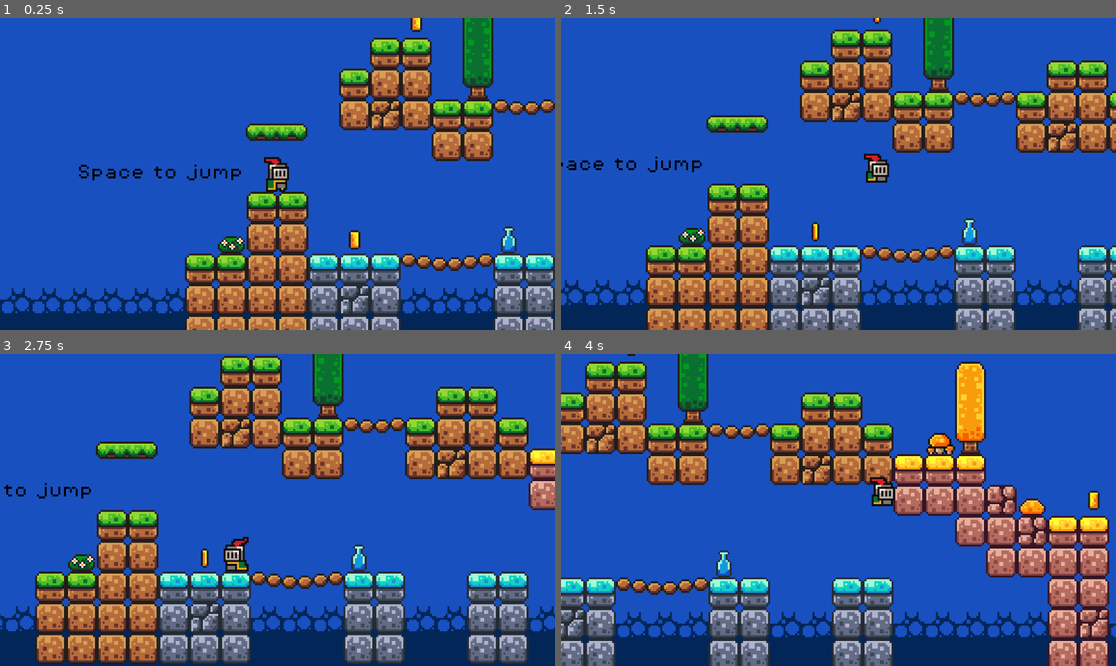
Above: before the commit, frames 1-4 (two rows, left to right).
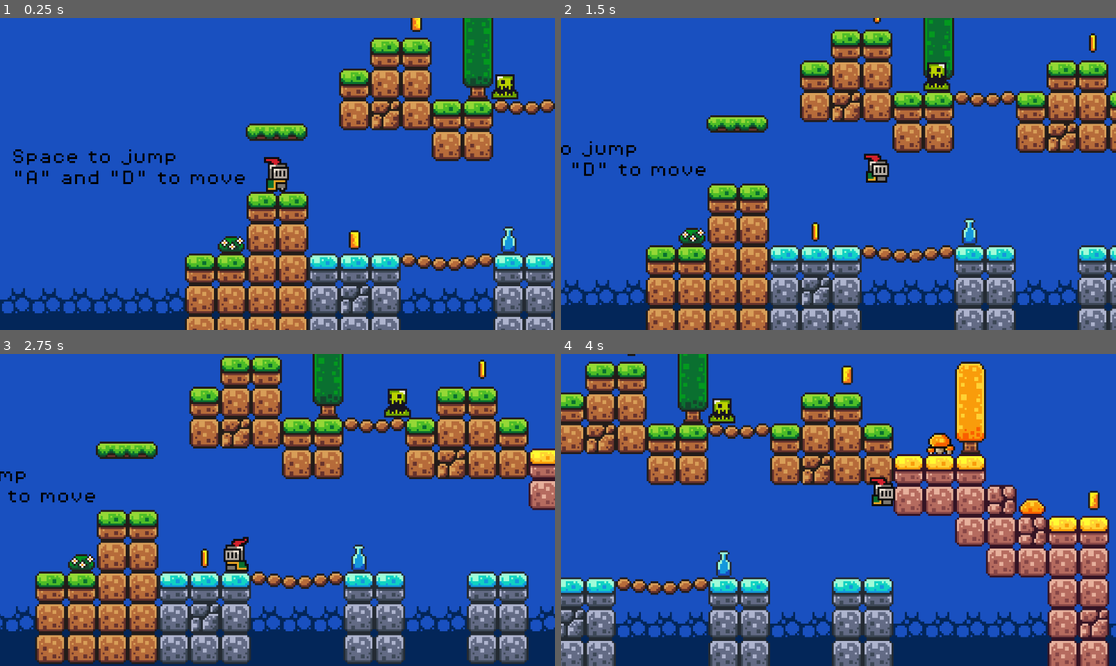
Above: after the commit, the same moments.

Repository: Funnysloth12/Arcanum
Game: Godot game, scene res://Scenes/game.tscn
The game is run twice, just before and just after one commit, with the same random seed, the same clock (stepped at 60 frames per second) and the same inputs.
Inputs:
- Up to frame 1 (0.25 s): no input
- Up to frame 2 (1.5 s): hold Right (move_right) from 0.53 s (still down); tap Space (jump) at 0.6, 0.77, 1.07, 1.35 s
- Up to frame 3 (2.75 s): tap Space (jump) at 1.52, 1.82, 2.1 s; release Right (move_right) at 2.03 s; hold Left (move_left) from 2.03 s (still down)
- Up to frame 4 (4 s): release Left (move_left) at 2.78 s; hold Right (move_right) from 2.78 s (still down); tap Space (jump) at 2.85, 3.02, 3.32, 3.6, 3.77 s

The runs differ from the first frame. In frame 1, 1.4% of the frame differs, in the area x 2-94%, y 18-54%; in frame 2, 1.1%; in frame 3, 0.9%; in frame 4, 0.5%.

Commit message:
Added more Assets and level
Added a asset sheet, and added more slimes, and coins

Diff:
--- a/Scenes/game.tscn
+++ b/Scenes/game.tscn
@@ -7,7 +7,7 @@
 [ext_resource type="PackedScene" uid="uid://cp6788rau4lml" path="res://Scenes/platform.tscn" id="4_3dryh"]
 [ext_resource type="PackedScene" uid="uid://ba8msccgfom08" path="res://Scenes/killzone.tscn" id="4_i6g32"]
 [ext_resource type="PackedScene" uid="uid://drt8r0pwx31o" path="res://Scenes/coin.tscn" id="5_wowpa"]
-[ext_resource type="PackedScene" uid="uid://dbygp0oexe180" path="res://Scripts/slime_green.tscn" id="7_1l0tm"]
+[ext_resource type="PackedScene" uid="uid://dbygp0oexe180" path="res://Scenes/slime_green.tscn" id="7_1l0tm"]
 [ext_resource type="FontFile" uid="uid://3rc3lct8dav0" path="res://Assets/fonts/PixelOperator8.ttf" id="8_v158k"]
 [ext_resource type="FontFile" uid="uid://cfaa5jt6gjeo5" path="res://Assets/fonts/PixelOperator8-Bold.ttf" id="9_ldgsr"]
 
@@ -306,14 +306,15 @@
 [node name="Lables" type="Node" parent="."]
 
 [node name="Label" type="Label" parent="Lables"]
-offset_left = -32.0
-offset_top = 49.0
-offset_right = 54.0
-offset_bottom = 57.0
+offset_left = -66.0
+offset_top = 41.0
+offset_right = 56.0
+offset_bottom = 60.0
 theme_override_colors/font_color = Color(0, 0, 0, 1)
 theme_override_fonts/font = ExtResource("8_v158k")
 theme_override_font_sizes/font_size = 8
-text = "Space to jump"
+text = "Space to jump
+\"A\" and \"D\" to move"
 
 [node name="Label2" type="Label" parent="Lables"]
 offset_left = 421.0
@@ -347,3 +348,15 @@
 
 [node name="Slime Green" parent="." instance=ExtResource("7_1l0tm")]
 position = Vector2(624, 96)
+
+[node name="Coin" parent="." instance=ExtResource("5_wowpa")]
+position = Vector2(248, -9)
+
+[node name="Coin2" parent="." instance=ExtResource("5_wowpa")]
+position = Vector2(552, -90)
+
+[node name="Coin3" parent="." instance=ExtResource("5_wowpa")]
+position = Vector2(600, 89)
+
+[node name="Slime Green2" parent="." instance=ExtResource("7_1l0tm")]
+position = Vector2(167, 16)
--- a/Scripts/slime_green.tscn
+++ b/Scenes/slime_green.tscn
@@ -1,6 +1,6 @@
 [gd_scene load_steps=10 format=3 uid="uid://dbygp0oexe180"]
 
-[ext_resource type="Script" uid="uid://yntscnm20n5m" path="res://Scenes/slime_green.gd" id="1_o1muy"]
+[ext_resource type="Script" uid="uid://yntscnm20n5m" path="res://Scripts/slime_green.gd" id="1_o1muy"]
 [ext_resource type="Texture2D" uid="uid://dwecnu1dq5tmc" path="res://Assets/sprites/slime_green.png" id="1_vryu8"]
 [ext_resource type="PackedScene" uid="uid://ba8msccgfom08" path="res://Scenes/killzone.tscn" id="2_vww16"]
 
Binary file added: Assets/fonts/6ca3c738-5643-4d00-b35a-5de34765d7ae.jpg
Not shown, added: Assets/fonts/6ca3c738-5643-4d00-b35a-5de34765d7ae.jpg.import
Renamed: export_presets.cfg -> Scripts/export_presets.cfg
Renamed: Scenes/slime_green.gd -> Scripts/slime_green.gd
Renamed: Scenes/slime_green.gd.uid -> Scripts/slime_green.gd.uid
